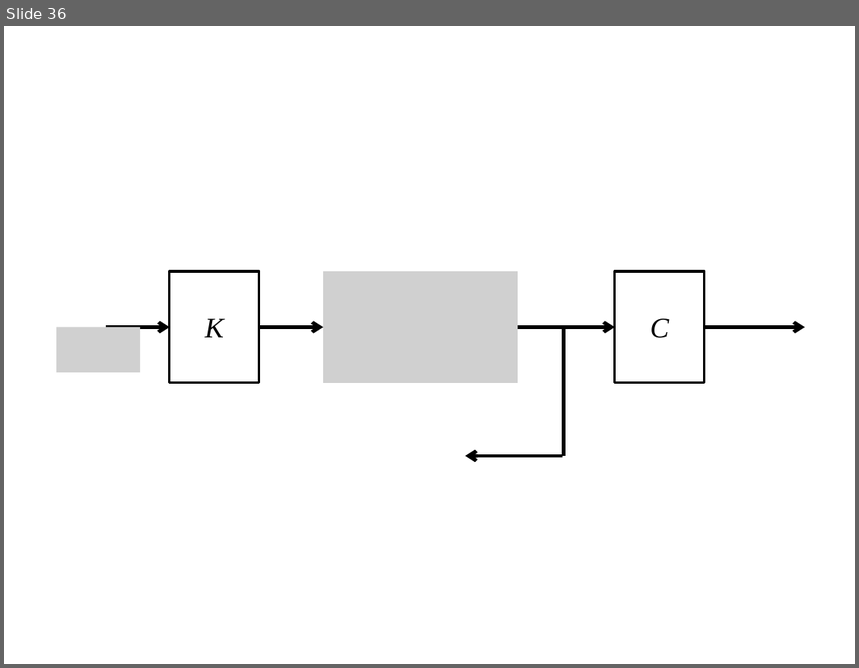
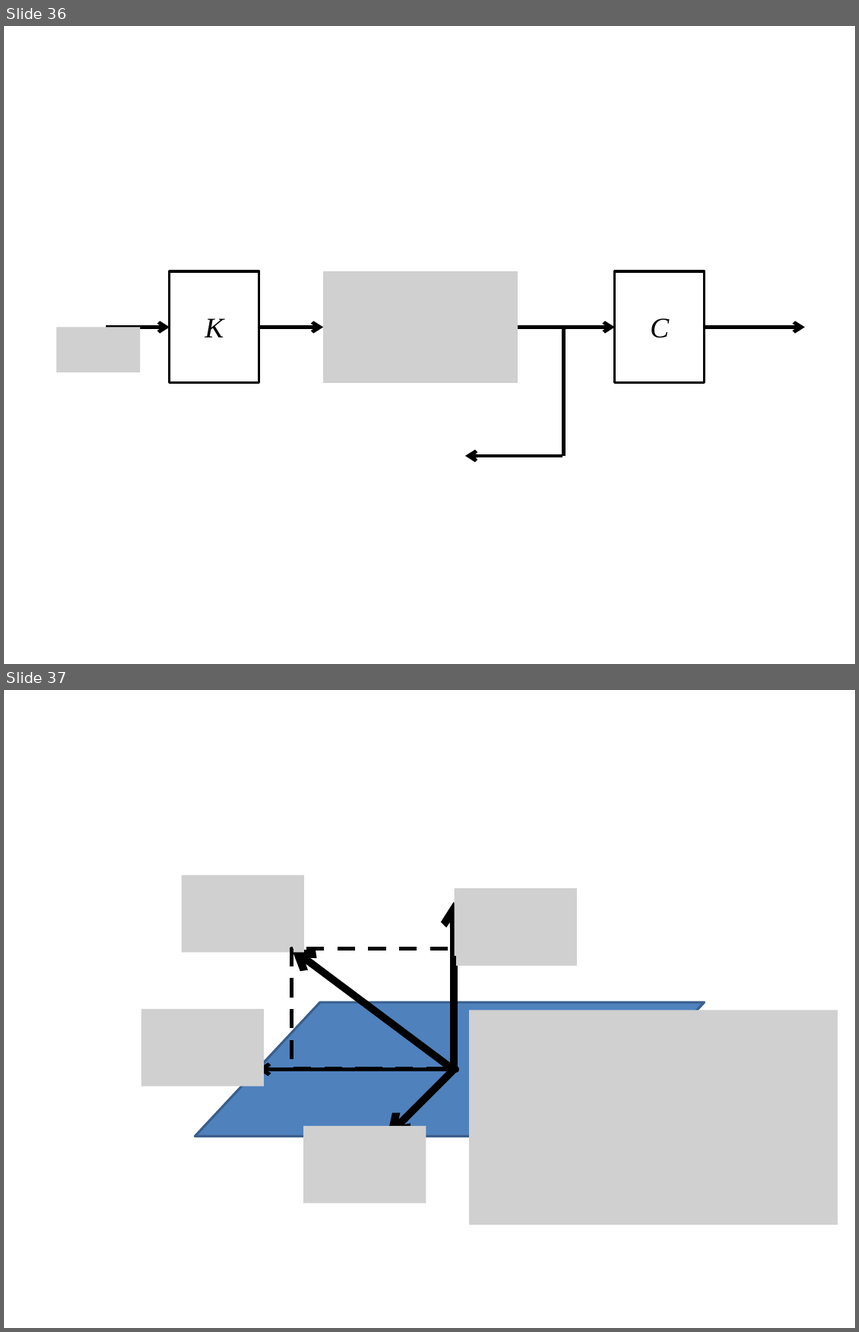
Before and after one commit to namvo88/Thesis-Quadrotor, a slide deck: StyleStuff/figures.pptx. Shown one above the other, each under a label of ours: slide 36 before the commit, slides 36 and 37 after it. The pictures are 859x668 and 859x1332 pixels, drawn with LibreOffice and Linux fonts; fonts in the diff are those of the drawing; grey boxes stand for pictures. Boxes give left, top, right and bottom in pixels: in the first picture for what was removed or moved away, otherwise in the second. Text is boxed around its words. In the diff, an @@ line names an element or a change of style, - is before the commit and + after.

```diff
--- a/StyleStuff/figures.pptx
+++ b/StyleStuff/figures.pptx
@@ slide 37 added at (4, 690, 855, 1328), background #FFFFFF @@
@@ picture added at (182, 875, 304, 953) @@
@@ picture added at (454, 888, 577, 966) @@
@@ arrow added from (453, 1070) to (453, 902), #000000 6.25 pt @@
@@ arrow added from (456, 1072) to (292, 948), #000000 6.25 pt @@
@@ line added from (292, 948) to (292, 1070), #000000 3.75 pt dashed @@
@@ rectangle added at (292, 948, 454, 1070), outline #000000 3.75 pt dashed @@
@@ parallelogram added at (195, 1002, 704, 1136), fill #4F81BD, outline #3A5F8C 2 pt @@
@@ picture added at (141, 1009, 264, 1087) @@
@@ picture added at (470, 1010, 838, 1224) @@
@@ arrow added from (458, 1070) to (258, 1070), #000000 3.25 pt @@
@@ arrow added from (456, 1067) to (387, 1137), #000000 6.25 pt @@
@@ ellipse added at (453, 1067, 458, 1072), fill #000000, outline #000000 2 pt @@
@@ picture added at (303, 1125, 427, 1203) @@
```
Also in this commit, not shown: 21 other files.
